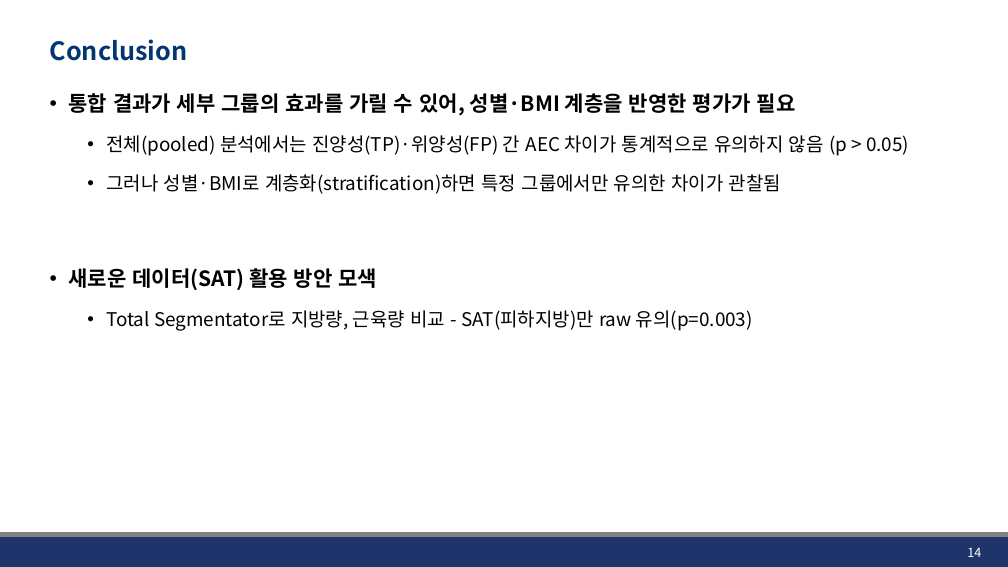
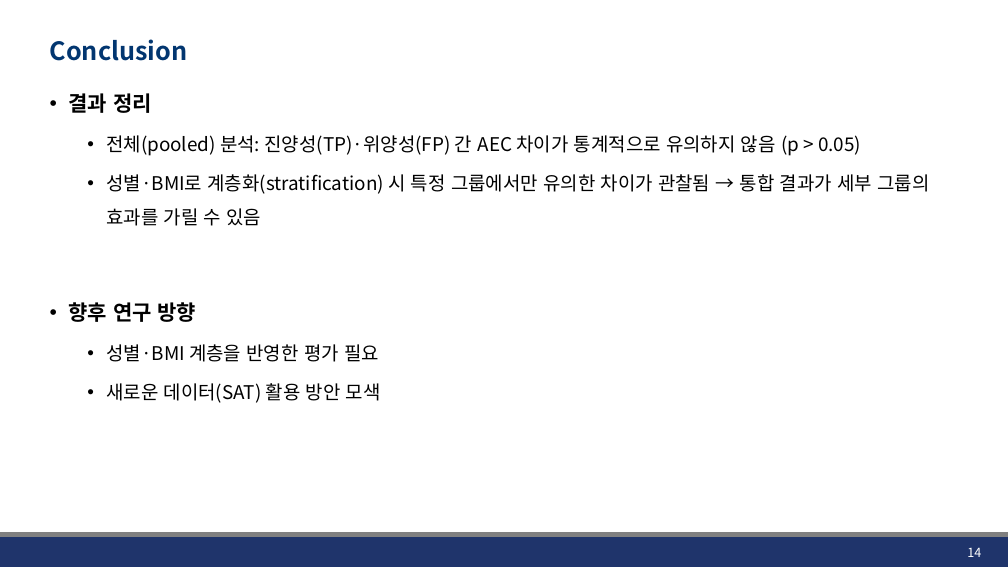
Before and after one commit to JHWannabe/Clinical_Study, a slide deck: slide 14 of docs/260729_Stratified Analysis of AEC.pptx. Drawn at 1008x567 pixels with LibreOffice and Linux fonts; fonts in the diff are those of the drawing; background and template pictures are left out. Boxes give left, top, right and bottom in pixels: in the first picture for what was removed or moved away, otherwise in the second. Text is boxed around its words. In the diff, an @@ line names an element or a change of style, - is before the commit and + after.

Commit message:
final 정리

```diff
--- a/docs/260729_Stratified Analysis of AEC.pptx
+++ b/docs/260729_Stratified Analysis of AEC.pptx
@@ text at [68, 93, 929, 362]: text changed @@
-• 통합 결과가 세부 그룹의 효과를 가릴 수 있어, 성별·BMI 계층을 반영한 평가가 필요
-  • 전체(pooled) 분석에서는 진양성(TP)·위양성(FP) 간 AEC 차이가 통계적으로 유의하지 않음 (p > 0.05)
-  • 그러나 성별·BMI로 계층화(stratification)하면 특정 그룹에서만 유의한 차이가 관찰됨
+• 결과 정리
+  • 전체(pooled) 분석: 진양성(TP)·위양성(FP) 간 AEC 차이가 통계적으로 유의하지 않음 (p > 0.05)
+  • 성별·BMI로 계층화(stratification) 시 특정 그룹에서만 유의한 차이가 관찰됨 → 통합 결과가 세부 그룹의 효과를 가릴 수 있음
+• 향후 연구 방향
+  • 성별·BMI 계층을 반영한 평가 필요
@@ text at [106, 310, 753, 331]: paragraph removed @@
-  • Total Segmentator로 지방량, 근육량 비교 - SAT(피하지방)만 raw 유의(p=0.003)
@@ text at [106, 383, 381, 403]: size 20 to 18 pt, bold off in "새로운 데이터(SAT) 활용 방안 모색"; list level 1 to 2 in "새로운 데이터(SAT) 활용 방안 모색" @@
```
Also in this commit, not shown: 7 other slides changed, 1 slide added, 1 slide removed, 7 other files.
